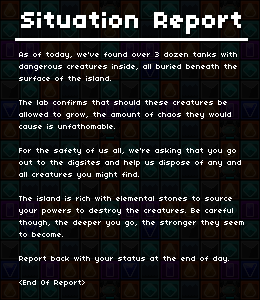
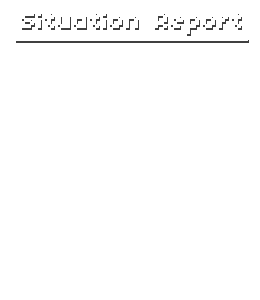
The second 260x300 image is a revision of the first. Changes to its layers:
hid "Layer 1" over [0, 0, 260, 300]
hid "Background" over [0, 0, 260, 300]
